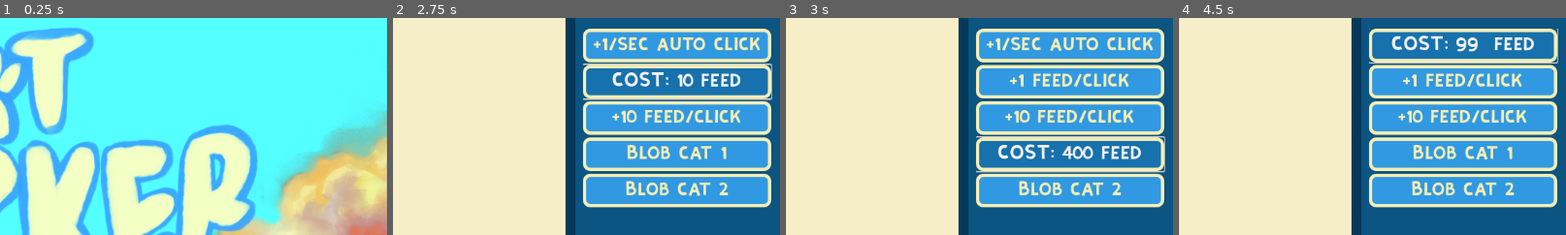
Above: before the commit, frames 1-4 (left to right).
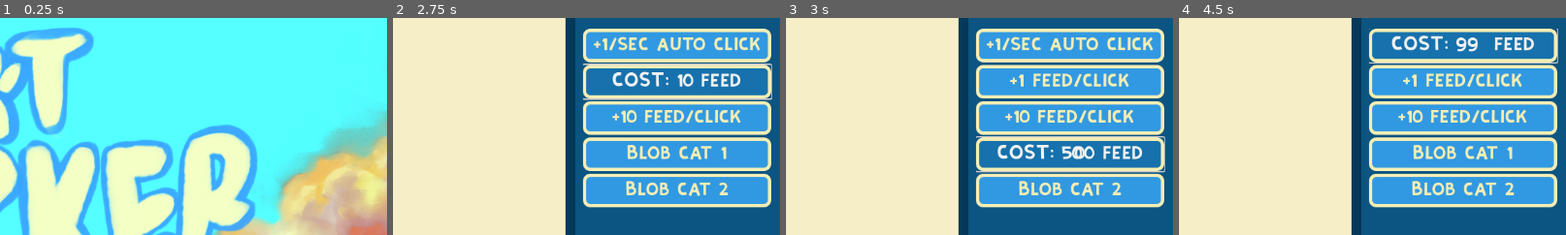
Above: after the commit, the same moments.

Repository: variidian/clicker-game
Game: Godot game, scene res://scenes/start_menu.tscn
The game is run twice, just before and just after one commit, with the same random seed, the same clock (stepped at 60 frames per second) and the same inputs.
Inputs:
- Up to frame 1 (0.25 s): no input
- Up to frame 2 (2.75 s): click "START" at 0.5 s; click "+1 feed/click" at 1.25 s; click "COST: 10 feed" at 2 s
- Up to frame 3 (3 s): click "Blob cat 1" at 2.75 s
- Up to frame 4 (4.5 s): click "COST: 40 0 feed" (after the commit: "COST: 500 0 feed") at 3.5 s; click "+1/sec auto click" at 4.25 s
The pictures show only the part of the screen within x 50-100%, y 0-50%; the shares and areas given below are measured in that part.

Frames 1-2 are identical in both runs. In frame 3, 1.0% of the frame differs, in the area x 54-92%, y 58-66%; in frame 4, nothing differs.

Commit message:
game end/ balancing

Diff:
--- a/scenes/main_scene.gd
+++ b/scenes/main_scene.gd
@@ -30,11 +30,17 @@
 @onready var munch_sound = $munch
 @onready var eating_label = $eating_label
 @onready var eating_animation = $eating
+@onready var game_end_animation = $game_end
+@onready var game_end_text = $game_end_text
+@onready var game_end_bg = $game_end_bg
+@onready var game_ended := false
 func _ready():
 	feeding_text.hide()
 	frenzy_sprite.hide()
 	frenzy_sprite2.hide()
 	eating_label.hide()
+	game_end_bg.hide()
+	game_end_text.hide()
 func _on_button_mouse_entered() -> void: #show price on hover
 	button.text = 'COST: 10  feed'
 func _on_button_mouse_exited() -> void:  #remove price after hover
@@ -47,7 +53,7 @@
 
 func _on_button_3_mouse_entered() -> void:
 	if not blobcat1_bought:
-		button3.text = "COST: 40 0  feed"
+		button3.text = "COST: 500 0  feed"
 	else:
 		button3.text = "BOUGHT"
 func _on_button_3_mouse_exited() -> void:
@@ -64,6 +70,11 @@
 	if blobcat_amount >= 1 and not started_feeding:
 		started_feeding = true
 		feeding_blobcat_timer.start()
+	if not game_ended and clicky <= -10000:
+		game_end_animation.play("game_end")
+		game_end_bg.show()
+		game_end_text.show()
+		game_ended = true
 
 
 
@@ -80,8 +91,8 @@
 
 
 func _on_button_3_pressed() -> void: #blob cat (purchase)
-	if clicky >= 400 and not blobcat1_bought:
-		clicky -= 400
+	if clicky >= 5000 and not blobcat1_bought:
+		clicky -= 5000
 		animation.play("blobcat1_entry")
 		feeding_text.show()
 		tutorial.play("blobcat_feeding")
@@ -171,7 +182,7 @@
 
 
 func _on_feeding_blobcat_timeout() -> void:
-	clicky -= 2500 * blobcat_amount
+	clicky -= 6700 * blobcat_amount # :3 ~ six sevennn
 	munch_sound.play()
 	eating_animation.play("eating")
 	eating_label.show()
--- a/scenes/main_scene.tscn
+++ b/scenes/main_scene.tscn
@@ -446,6 +446,91 @@
 &"eating": SubResource("Animation_r6p65")
 }
 
+[sub_resource type="Animation" id="Animation_01n6w"]
+resource_name = "game_end"
+length = 4.0
+tracks/0/type = "value"
+tracks/0/imported = false
+tracks/0/enabled = true
+tracks/0/path = NodePath("game_end_bg:modulate")
+tracks/0/interp = 1
+tracks/0/loop_wrap = true
+tracks/0/keys = {
+"times": PackedFloat32Array(0.4, 2.1333334),
+"transitions": PackedFloat32Array(1, 1),
+"update": 0,
+"values": [Color(1, 1, 1, 0), Color(1, 1, 1, 1)]
+}
+tracks/1/type = "value"
+tracks/1/imported = false
+tracks/1/enabled = true
+tracks/1/path = NodePath("game_end_text:visible_ratio")
+tracks/1/interp = 1
+tracks/1/loop_wrap = true
+tracks/1/keys = {
+"times": PackedFloat32Array(2.0666666, 4),
+"transitions": PackedFloat32Array(1, 1),
+"update": 0,
+"values": [0.0, 1.0]
+}
+tracks/2/type = "value"
+tracks/2/imported = false
+tracks/2/enabled = true
+tracks/2/path = NodePath("game_end_text:modulate")
+tracks/2/interp = 1
+tracks/2/loop_wrap = true
+tracks/2/keys = {
+"times": PackedFloat32Array(0.39999998, 4),
+"transitions": PackedFloat32Array(1, 1),
+"update": 0,
+"values": [Color(1, 1, 1, 0), Color(1, 1, 1, 1)]
+}
+
+[sub_resource type="Animation" id="Animation_6u1mn"]
+length = 0.001
+tracks/0/type = "value"
+tracks/0/imported = false
+tracks/0/enabled = true
+tracks/0/path = NodePath("game_end_bg:modulate")
+tracks/0/interp = 1
+tracks/0/loop_wrap = true
+tracks/0/keys = {
+"times": PackedFloat32Array(0),
+"transitions": PackedFloat32Array(1),
+"update": 0,
+"values": [Color(1, 1, 1, 1)]
+}
+tracks/1/type = "value"
+tracks/1/imported = false
+tracks/1/enabled = true
+tracks/1/path = NodePath("game_end_text:visible_ratio")
+tracks/1/interp = 1
+tracks/1/loop_wrap = true
+tracks/1/keys = {
+"times": PackedFloat32Array(0),
+"transitions": PackedFloat32Array(1),
+"update": 0,
+"values": [0.0]
+}
+tracks/2/type = "value"
+tracks/2/imported = false
+tracks/2/enabled = true
+tracks/2/path = NodePath("game_end_text:modulate")
+tracks/2/interp = 1
+tracks/2/loop_wrap = true
+tracks/2/keys = {
+"times": PackedFloat32Array(0),
+"transitions": PackedFloat32Array(1),
+"update": 0,
+"values": [Color(1, 1, 1, 0)]
+}
+
+[sub_resource type="AnimationLibrary" id="AnimationLibrary_bcnxi"]
+_data = {
+&"RESET": SubResource("Animation_6u1mn"),
+&"game_end": SubResource("Animation_01n6w")
+}
+
 [node name="main_scene" type="Node2D"]
 script = ExtResource("1_pw63i")
 
@@ -520,6 +605,7 @@
 offset_bottom = 85.0
 theme = ExtResource("1_w2twt")
 text = "CAT FEED: 0"
+metadata/_edit_use_anchors_ = true
 
 [node name="blobcat1" type="Sprite2D" parent="."]
 position = Vector2(-168, 445)
@@ -585,16 +671,12 @@
 theme = ExtResource("1_w2twt")
 theme_override_font_sizes/font_size = 25
 text = "your blob cats
-will need to be
-fed cat feed
-with the option
-in the shop.
-Beware that if
-you don't feed
-them often
-they'll disappear
-and not come
-back. "
+will float around
+in that pond.
+when they get
+hungry they'll
+steal your cat
+feed."
 visible_characters = 0
 visible_ratio = 0.0
 
@@ -627,7 +709,7 @@
 volume_db = -13.358
 
 [node name="feeding_blobcat" type="Timer" parent="."]
-wait_time = 10.0
+wait_time = 15.0
 
 [node name="munch" type="AudioStreamPlayer" parent="."]
 stream = ExtResource("10_6wevv")
@@ -648,6 +730,27 @@
 [node name="eating" type="AnimationPlayer" parent="."]
 libraries = {
 &"": SubResource("AnimationLibrary_01n6w")
+}
+
+[node name="game_end_bg" type="ColorRect" parent="."]
+offset_right = 1179.0
+offset_bottom = 666.0
+color = Color(0, 0, 0, 1)
+
+[node name="game_end_text" type="Label" parent="."]
+modulate = Color(1, 1, 1, 0)
+offset_left = 244.0
+offset_top = 279.0
+offset_right = 931.0
+offset_bottom = 474.0
+theme = ExtResource("1_w2twt")
+text = "game end: you went too broke  :3 "
+visible_characters = 0
+visible_ratio = 0.0
+
+[node name="game_end" type="AnimationPlayer" parent="."]
+libraries = {
+&"": SubResource("AnimationLibrary_bcnxi")
 }
 
 [connection signal="mouse_entered" from="ScrollContainer/VBoxContainer/autoclick_purchase" to="." method="_on_autoclick_purchase_mouse_entered"]
Not shown: 1 places in scenes/main_scene.tscn that only renumber resources
